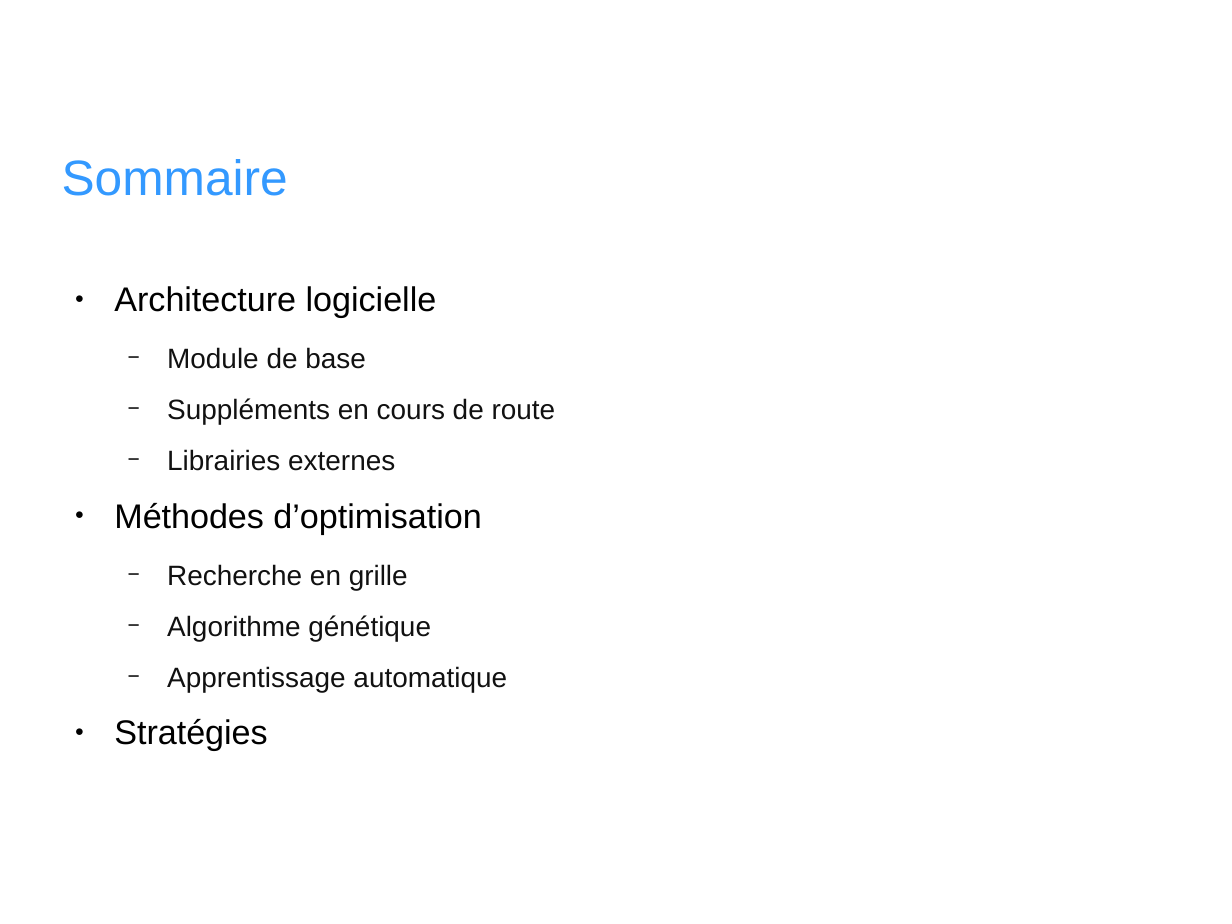
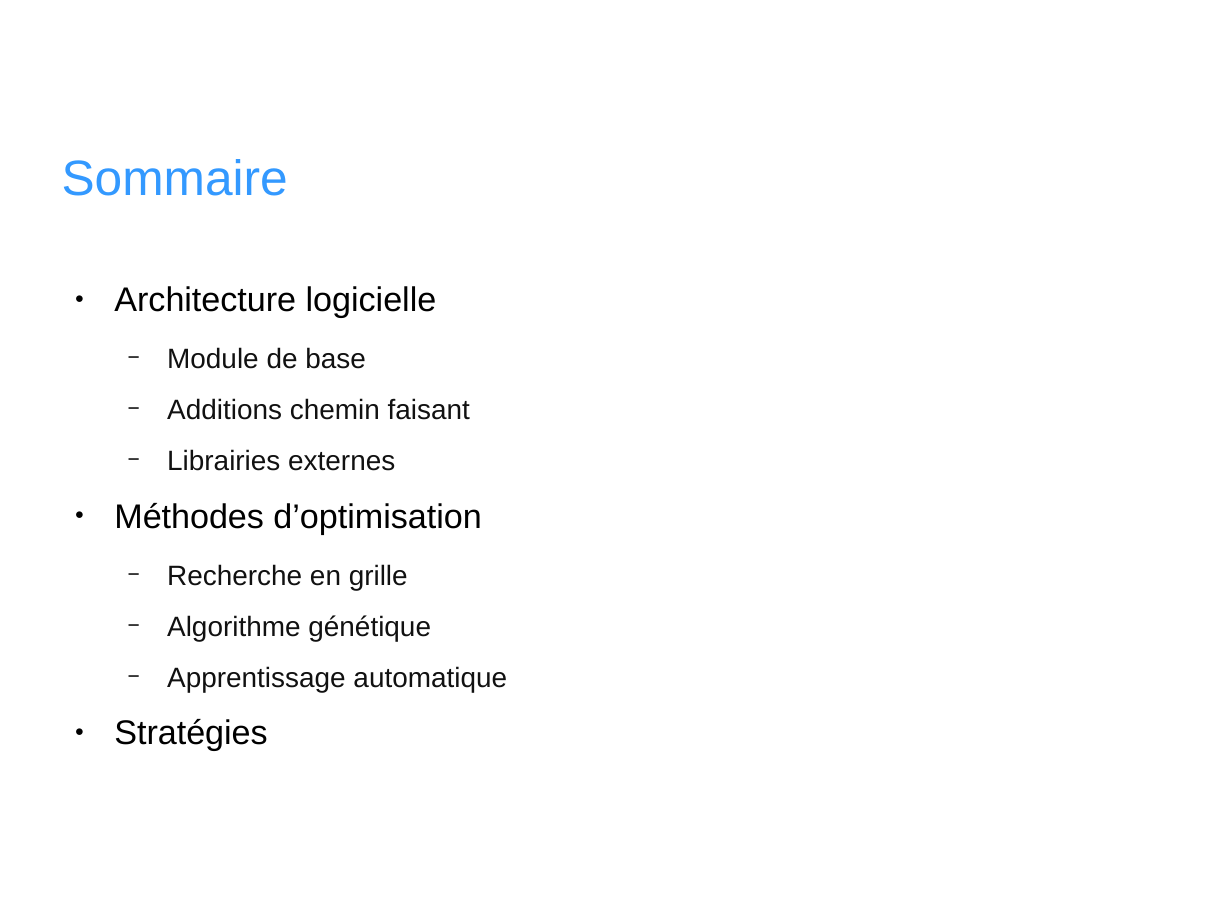
Before and after one commit to angelo-ortiz/SoccerSimulator-2017, a slide deck: slide 2 of report/Presentation.odp. Drawn at 1232x924 pixels with LibreOffice and Linux fonts; fonts in the diff are those of the drawing; background and template pictures are left out. Boxes give left, top, right and bottom in pixels: in the first picture for what was removed or moved away, otherwise in the second. Text is boxed around its words. In the diff, an @@ line names an element or a change of style, - is before the commit and + after.

```diff
--- a/report/Presentation.odp
+++ b/report/Presentation.odp
@@ text at (167, 398, 470, 420): text changed @@
-  − Suppléments en cours de route
+  − Additions chemin faisant
```
Also in this commit, not shown: 2 other slides changed, 8 other files.
